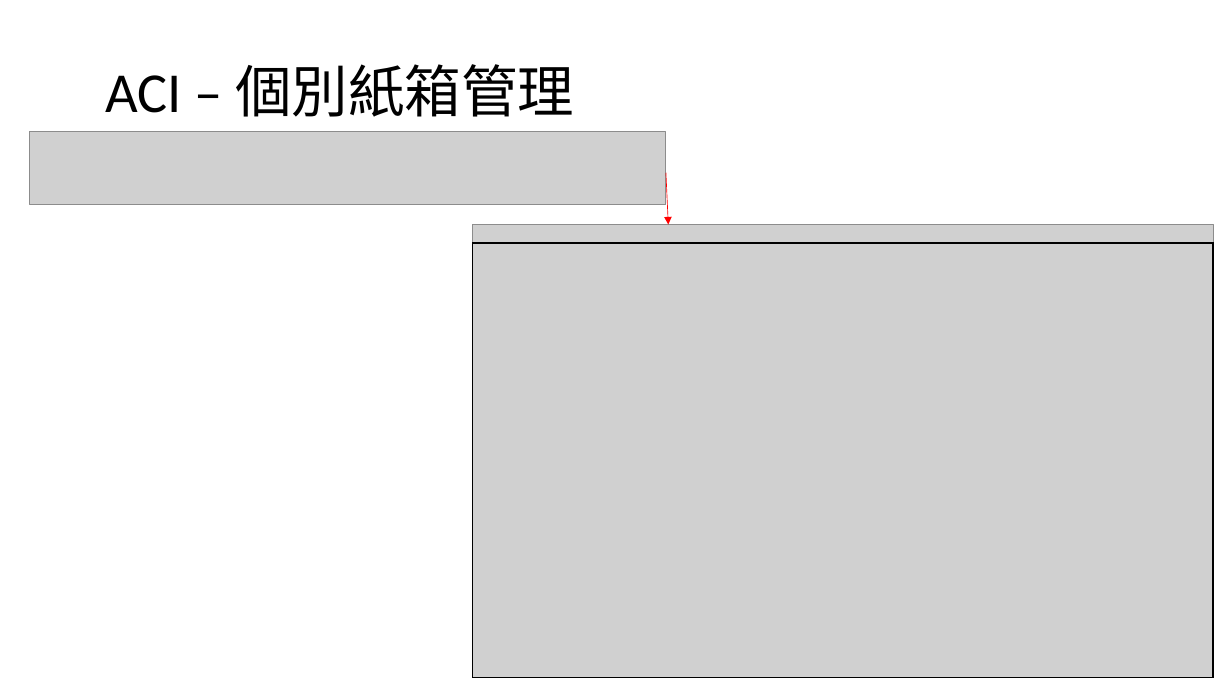
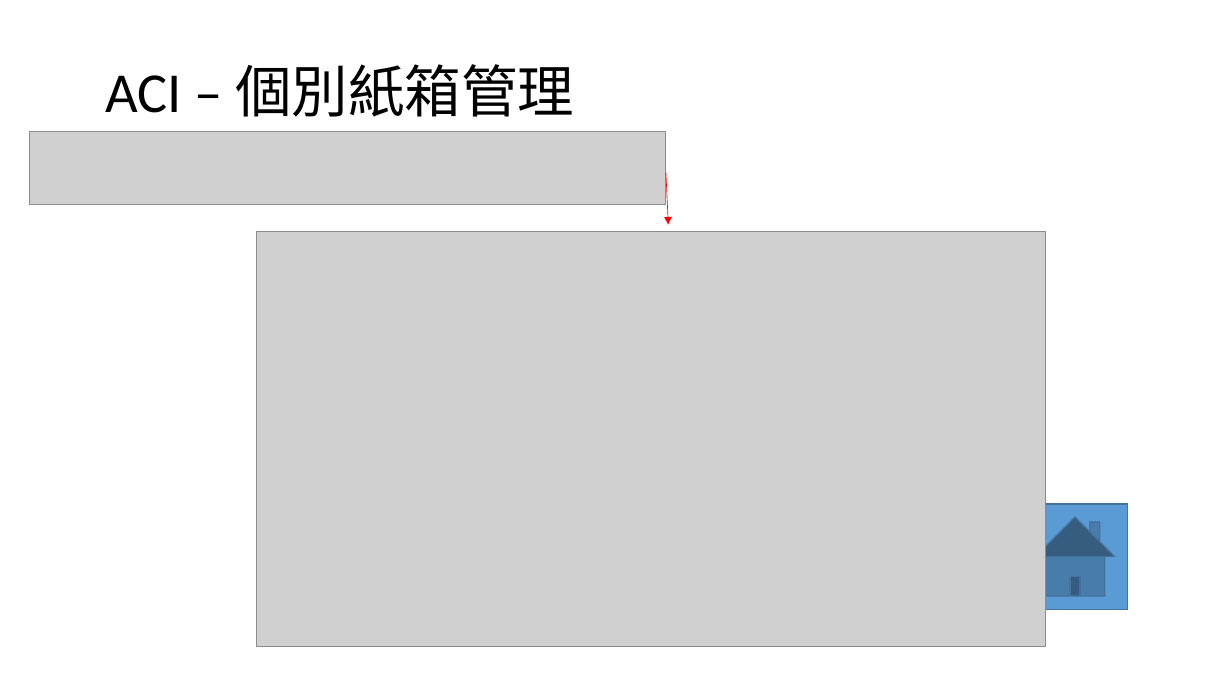
Before and after one commit to CrayHung/twoway-scanner, a slide deck: slide 21 of ACI庫存操作.pptx (slide 20 before the commit). Drawn at 1232x693 pixels with LibreOffice and Linux fonts; fonts in the diff are those of the drawing; grey boxes stand for pictures. Boxes give left, top, right and bottom in pixels: in the first picture for what was removed or moved away, otherwise in the second. Text is boxed around its words. In the diff, an @@ line names an element or a change of style, - is before the commit and + after.

```diff
--- a/ACI庫存操作.pptx
+++ b/ACI庫存操作.pptx
@@ picture resized from (x1=473, y1=225, x2=1214, y2=678) to (x1=257, y1=232, x2=1046, y2=647) @@
@@ rectangle removed at (x1=473, y1=243, x2=1214, y2=678) @@
@@ action button home added at (x1=1022, y1=504, x2=1128, y2=609), fill #5B9BD5, outline #43739E 1 pt @@
```
Also in this commit, not shown: 17 other slides changed, 3 slides added, 3 slides removed, 2 other files.
